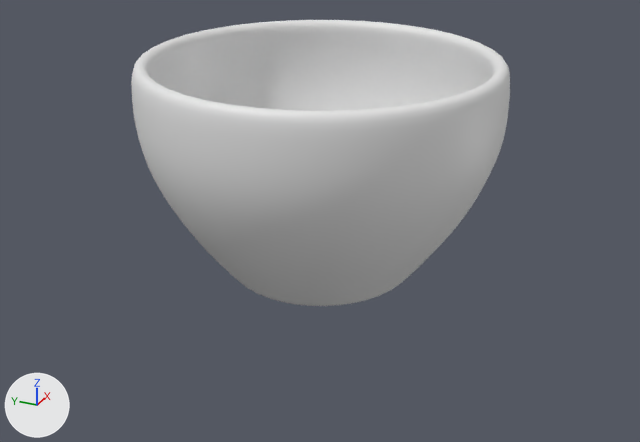
The Blender file coffee cup.blend: old version first, new version second.
Both versions are drawn from a camera (50 mm lens) standing at (-3.97, -1.78, 2.23) and looking at (-0.11, -0.04, 0.3). The lights are fixed; the arrows at lower left show +X, +Y and +Z. Mesh edges are drawn as thin lines on the coarser meshes.
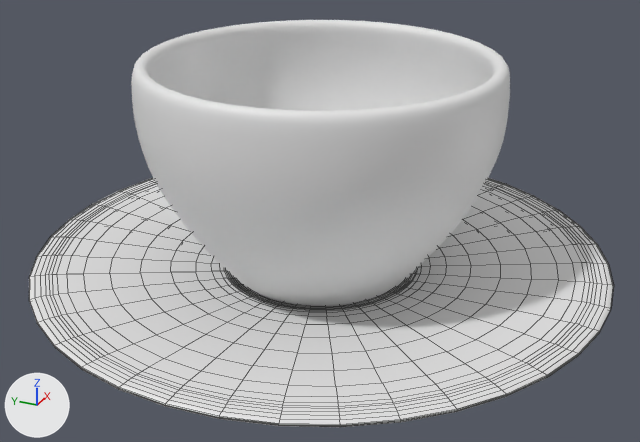
Commit message: Added saucer

Pixel boxes (x1, y1, x2, y2) of what changed, in the pictures (640 x 442 px):
'Circle.001', added: after (29, 178, 614, 427)

Diff of the bpy script that builds the scene:
```diff
--- a/coffee cup.blend.py
+++ b/coffee cup.blend.py
@@ me_circle_001 @@
+me_circle_001.from_pydata(...)  # 81 vertices, 80 faces; spans x -1.56..1.56, y -1.64..1.64, z -0.07..0.01
+me_circle_001.polygons.foreach_set('use_smooth', [True] * 80)
@@ ob_circle_001 @@
+ob_circle_001 = bpy.data.objects.new('Circle.001', me_circle_001)
+ob_circle_001.location = (0.0, 0.0, 0.0)
+ob_circle_001.rotation_euler = (0.0, -3.142, 0.0)  # degrees (0, -180, 0)
+_m = ob_circle_001.modifiers.new('Solidify', 'SOLIDIFY')
+_m.thickness = -0.0121
+_m.edge_crease_inner = 1.0
+_m.edge_crease_outer = 1.0
+_m.use_even_offset = True
+_m.nonmanifold_thickness_mode = 'FIXED'
+_m.nonmanifold_merge_threshold = 0.0003
+_m = ob_circle_001.modifiers.new('Subsurf', 'SUBSURF')
+_m.levels = 3
+_m.render_levels = 3
```
